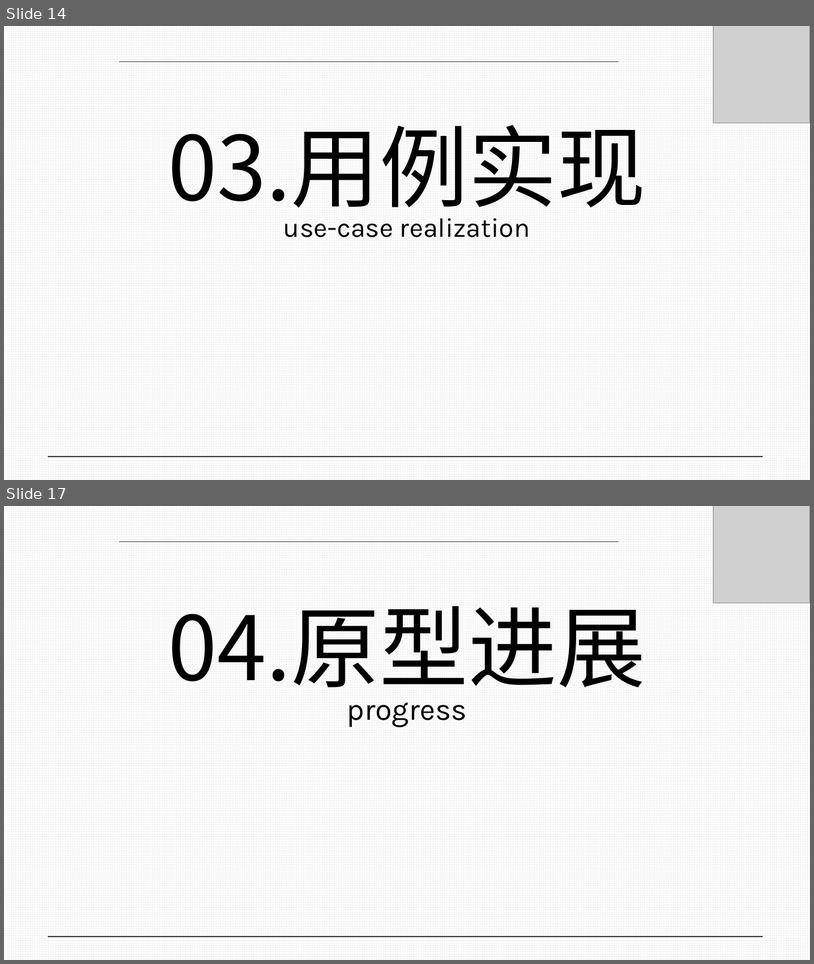
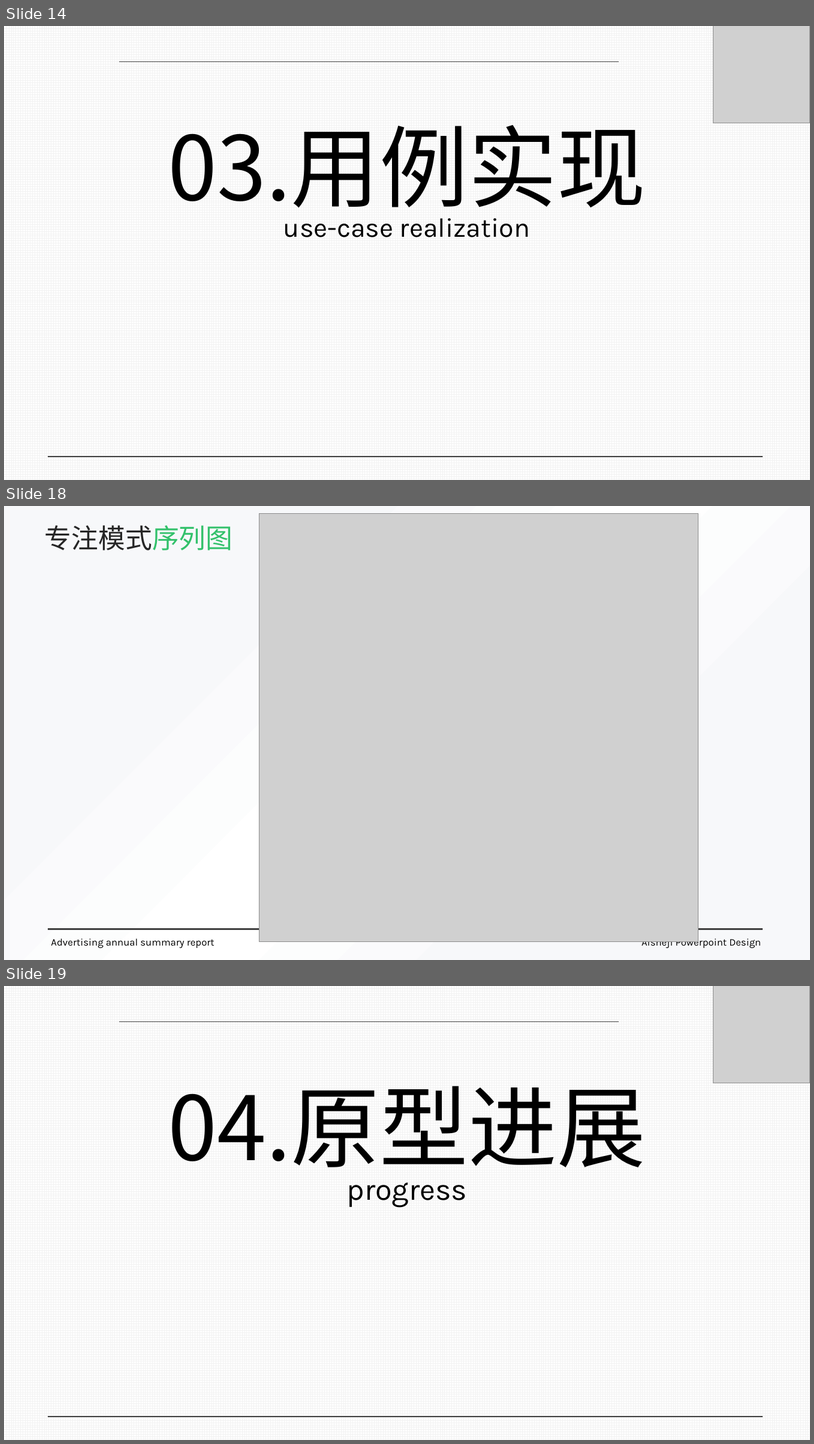
Before and after one commit to luxingzhi27/Tongji_SAD_2023_project, a slide deck: assignment3/期末展示.pptx. Shown one above the other, each under a label of ours: slides 14 and 17 before the commit, slides 14, 18 and 19 after it; the slides between them are not shown. The pictures are 814x964 and 814x1444 pixels, drawn with LibreOffice and Linux fonts; fonts in the diff are those of the drawing; grey boxes stand for pictures. Boxes give left, top, right and bottom in pixels: in the first picture for what was removed or moved away, otherwise in the second. Text is boxed around its words. In the diff, an @@ line names an element or a change of style, - is before the commit and + after.

```diff
--- a/assignment3/期末展示.pptx
+++ b/assignment3/期末展示.pptx
@@ slide 18 added at (x1=4, y1=506, x2=810, y2=960), background gradient #F7F8FA to #FFFFFF @@
@@ picture added at (x1=259, y1=514, x2=699, y2=942) @@
@@ text added at (x1=45, y1=525, x2=233, y2=550), 32 pt, text #262626 @@
+专注模式序列图
@@ line added from (48, 929) to (763, 929), #404040 1.5 pt @@
@@ text added at (x1=642, y1=936, x2=761, y2=948), 12 pt, text #000000 @@
+Aisheji Powerpoint Design
@@ text added at (x1=51, y1=938, x2=215, y2=948), 12 pt, text #000000 @@
+Advertising annual summary report
@@ what was slide 17 is now slide 19 @@
```
Also in this commit, not shown: 1 slide changed, 2 other slides added, 2 slides removed.
